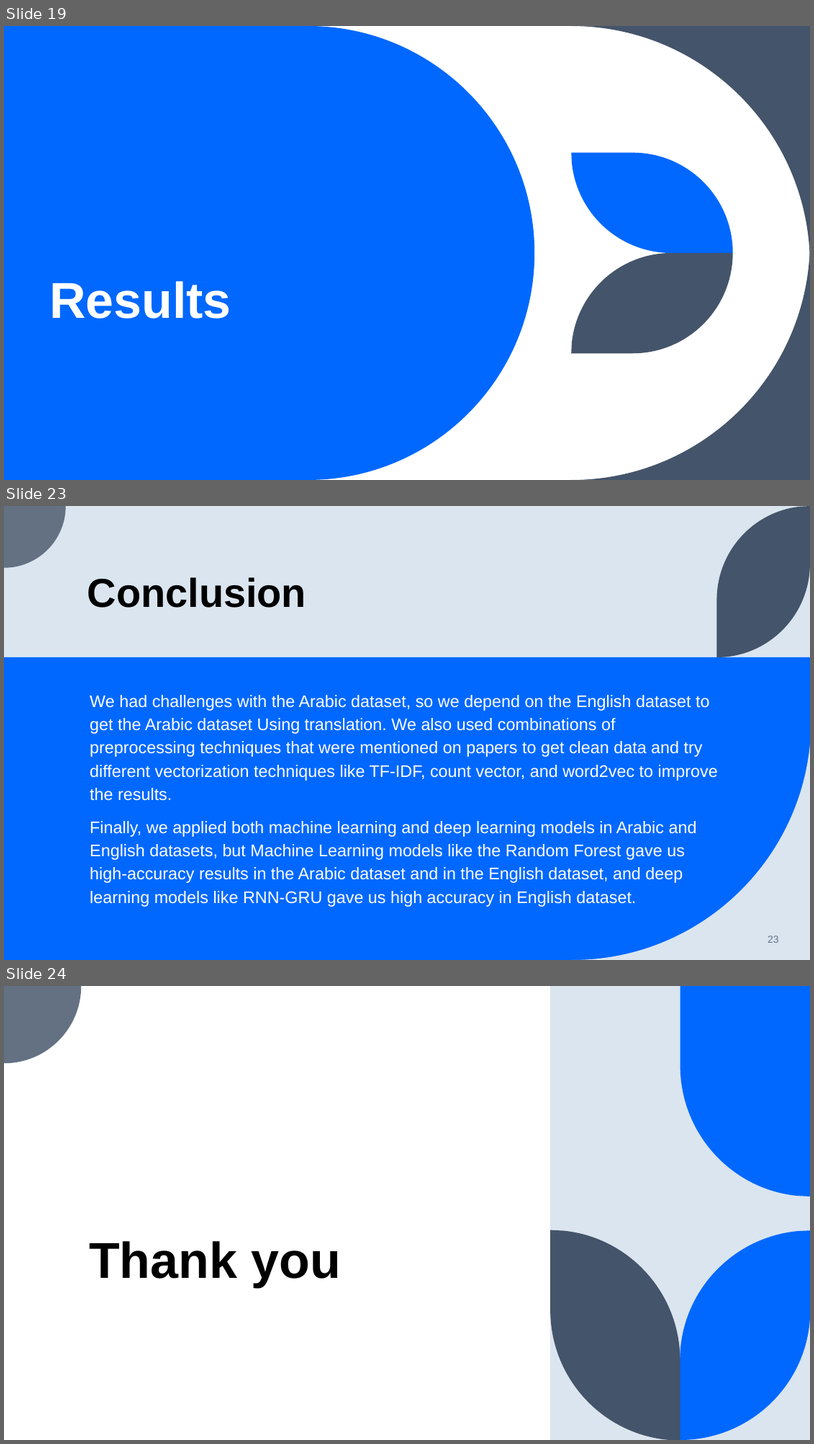
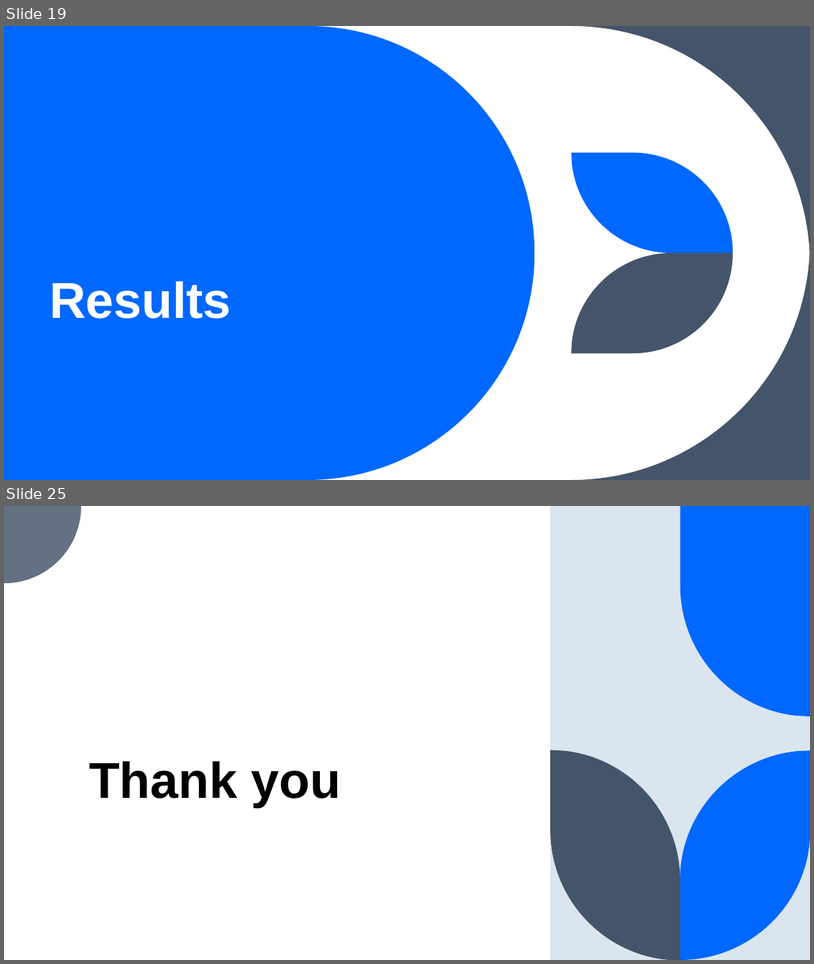
Before and after one commit to Fatmakaram97/Zep-task, a slide deck: Mental classes presentation.pptx. Shown one above the other, each under a label of ours: slides 19, 23 and 24 before the commit, slides 19 and 25 after it; the slides between them are not shown. The pictures are 814x1444 and 814x964 pixels, drawn with LibreOffice and Linux fonts; fonts in the diff are those of the drawing. Boxes give left, top, right and bottom in pixels: in the first picture for what was removed or moved away, otherwise in the second. Text is boxed around its words. In the diff, an @@ line names an element or a change of style, - is before the commit and + after.

```diff
--- a/Mental classes presentation.pptx
+++ b/Mental classes presentation.pptx
@@ slide 23 removed at box(4, 506, 810, 960), background #DAE5EF @@
@@ freeform shape removed at box(4, 506, 66, 568) @@
@@ freeform shape removed at box(718, 506, 810, 657) @@
@@ title removed at box(88, 577, 306, 608) @@
-Conclusion
@@ rectangle removed at box(4, 657, 810, 960) @@
@@ text removed at box(90, 695, 718, 906) @@
-We had challenges with the Arabic dataset, so we depend on the English dataset to get the Arabic dataset Using translation. We also used combinations of preprocessing techniques that were mentioned on papers to get clean data and try different vectorization techniques like TF-IDF, count vector, and word2vec to improve the results.
-Finally, we applied both machine learning and deep learning models in Arabic and English datasets, but Machine Learning models like the Random Forest gave us high-accuracy results in the Arabic dataset and in the English dataset, and deep learning models like RNN-GRU gave us high accuracy in English dataset.
@@ freeform shape removed at box(573, 721, 810, 960) @@
@@ page number removed at box(768, 935, 779, 942) @@
-23
@@ what was slide 24 is now slide 25 @@
```
Also in this commit, not shown: 6 slides changed, 17 slides added, 15 other slides removed, 2 other files.
